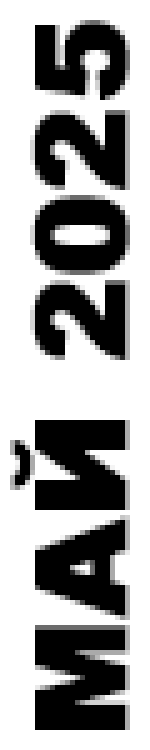
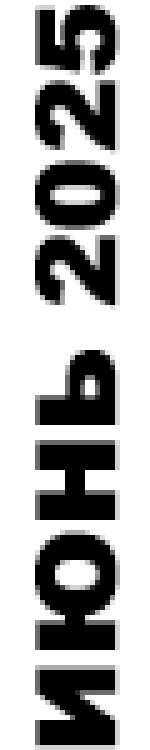
Revision of a layered 150 x 750 image; what changed, layer by layer:
renamed "МАЙ 2025" to "ИЮНЬ 2025", painted on it over [10, 5, 130, 750]
